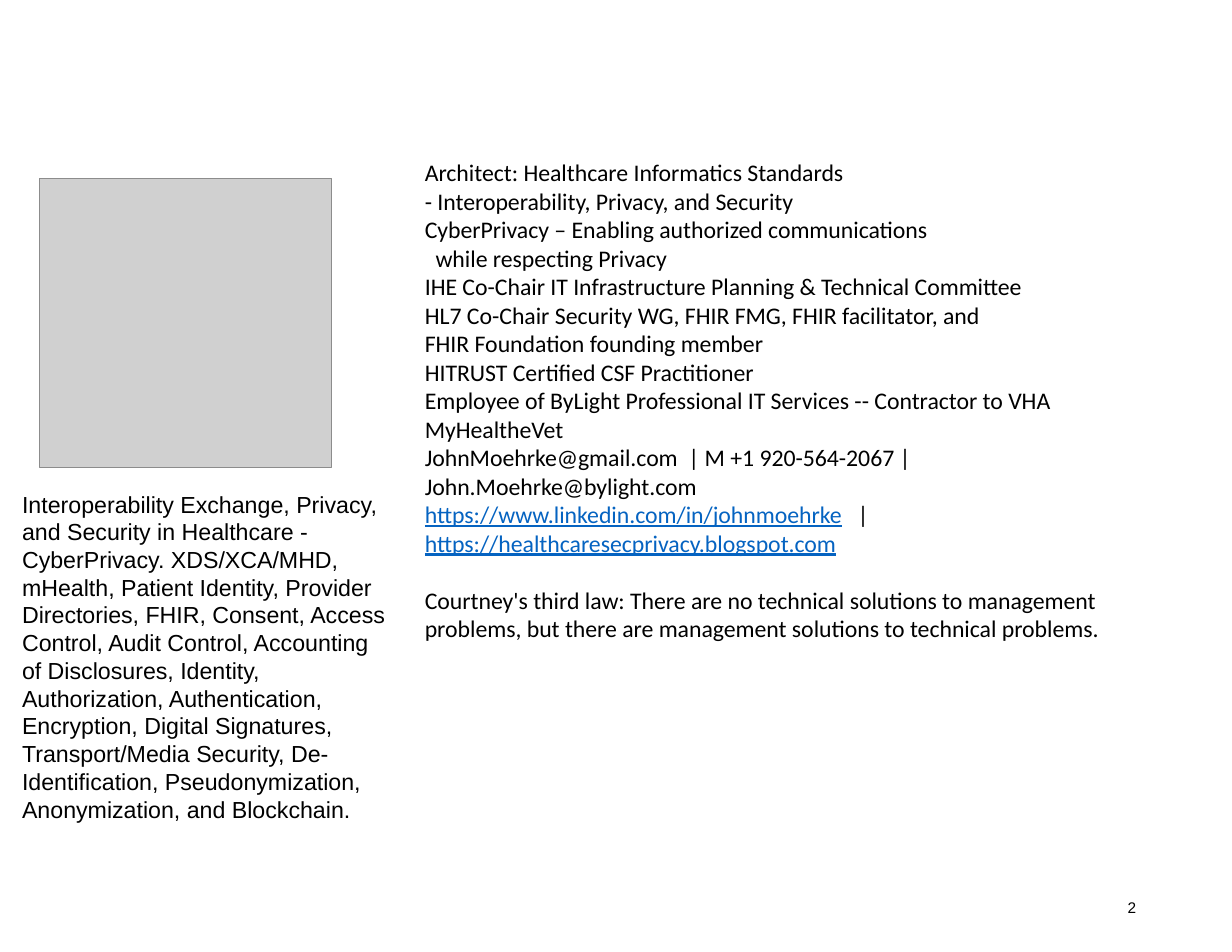
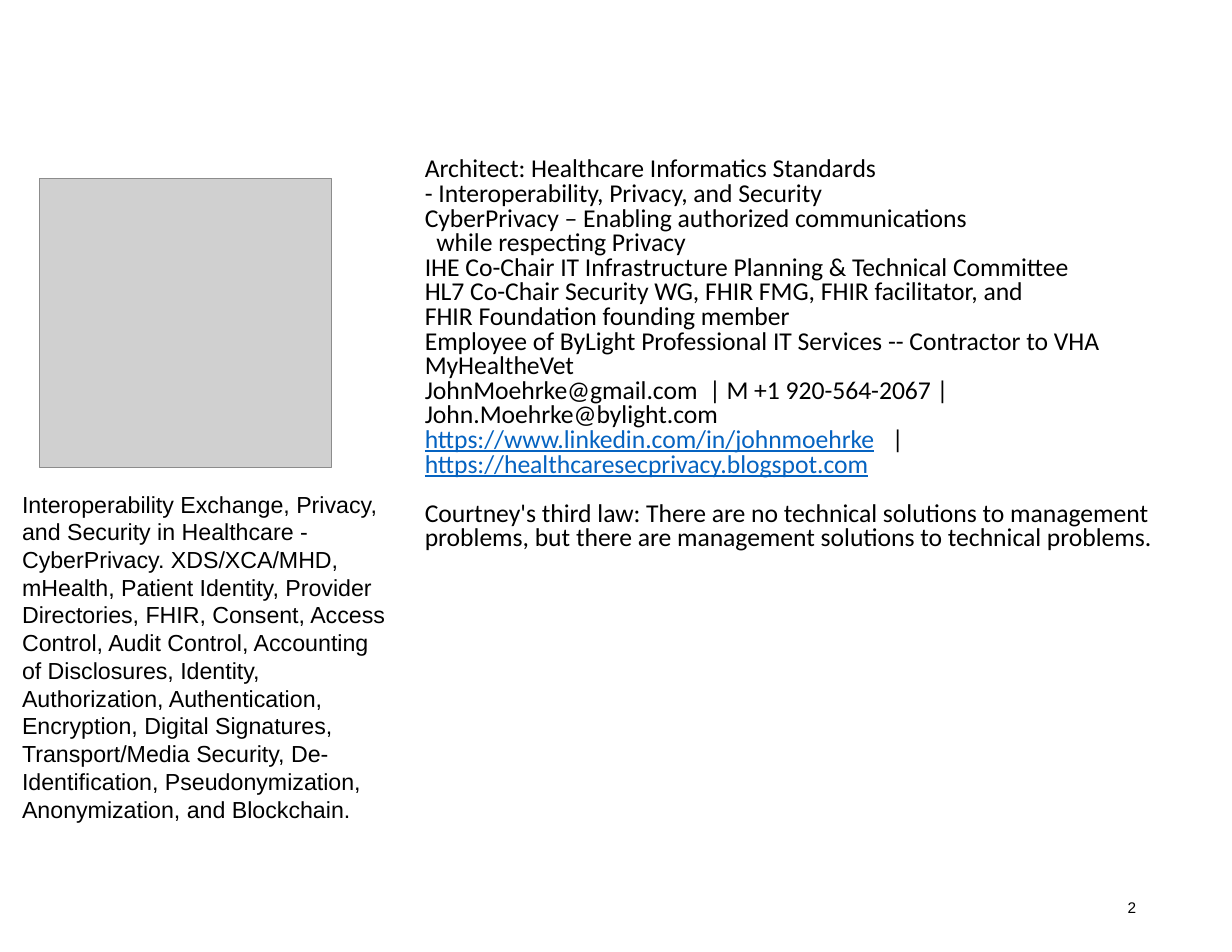
Before and after one commit to IHE/IT-Infrastructure, a slide deck: slide 2 of Presentations/IHE-FHIR-Brief.pptx. Drawn at 1232x952 pixels with LibreOffice and Linux fonts; fonts in the diff are those of the drawing; grey boxes stand for pictures. Boxes give left, top, right and bottom in pixels: in the first picture for what was removed or moved away, otherwise in the second. Text is boxed around its words. In the diff, an @@ line names an element or a change of style, - is before the commit and + after.

Commit message:
update IHE FHIR Brief

```diff
--- a/Presentations/IHE-FHIR-Brief.pptx
+++ b/Presentations/IHE-FHIR-Brief.pptx
@@ text "Architect: Healthcare Informatics Standards" at [425,159,1151,551]: size 15.3 to 16.5 pt; line spacing 0.9 to 0.8 @@
@@ text at [425,364,754,381]: paragraph removed @@
-HITRUST Certified CSF Practitioner
```
Also in this commit, not shown: 8 other slides changed, 2 slides added.
